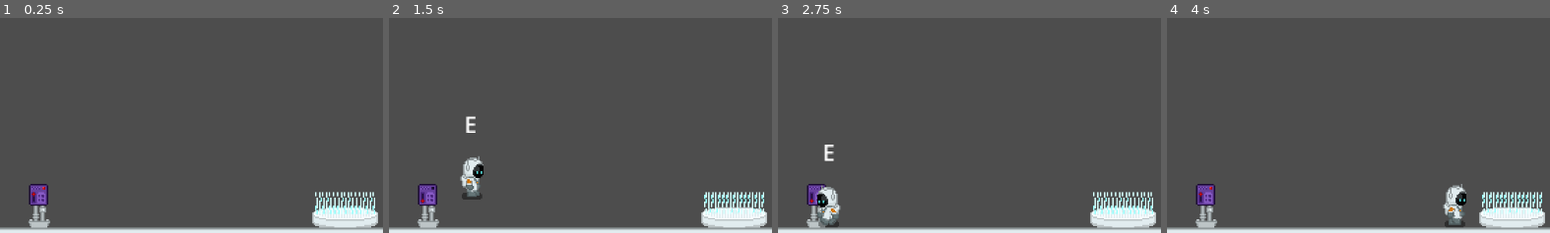
Above: before the commit, frames 1-4 (left to right).
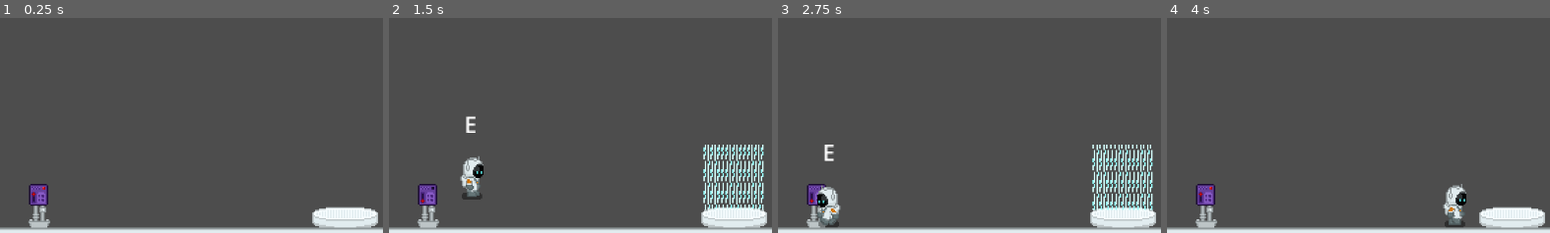
Above: after the commit, the same moments.

Repository: Sinnsai/questpresso
Game: Godot game, scene res://scenes/main.tscn
Same seed, same stepped clock (60 frames per second), same inputs: the game is played once before the commit and once after it.
Inputs:
- Up to frame 1 (0.25 s): no input
- Up to frame 2 (1.5 s): hold E (interact) 0.53-1.28 s; hold D (move_right) from 0.53 s (still down); tap W (jump) at 0.77 s; tap E (interact) at 1.35 s
- Up to frame 3 (2.75 s): tap W (jump) at 1.52 s; release D (move_right) at 2.03 s; hold A (move_left) from 2.03 s (still down); hold E (interact) from 2.03 s (still down)
- Up to frame 4 (4 s): release A (move_left) at 2.78 s; release E (interact) at 2.78 s; hold D (move_right) from 2.78 s (still down); tap E (interact) at 2.85 s; tap W (jump) at 3.02, 3.77 s; hold E (interact) from 3.53 s (still down)
The pictures show only the part of the screen within x 21-71%, y 50-100%; the shares and areas given below are measured in that part.

The runs differ from the first frame. In frame 1, 0.9% of the frame differs, in the area x 82-98%, y 80-92%; in frame 2, 3.1%; in frame 3, 3.1%, in the area x 82-98%, y 58-92%; in frame 4, 0.8%.

Commit message:
fusebox on off logik

Diff:
--- a/scenes/level_root.gd
+++ b/scenes/level_root.gd
@@ -1,12 +1,15 @@
 extends Node2D
 @onready var fusebox: Area2D = $fusebox
 @onready var door: Area2D = $Door
+@onready var wind: Area2D = $wind
 
 
 # Called when the node enters the scene tree for the first time.
 func _ready() -> void:
 	fusebox.fuse_off.connect(door.open_door)
 	fusebox.fuse_on.connect(door.close_door)
+	fusebox.fuse_off.connect(wind.turn_on)
+	fusebox.fuse_on.connect(wind.turn_on)
 
 
 # Called every frame. 'delta' is the elapsed time since the previous frame.
--- a/scenes/level_root.tscn
+++ b/scenes/level_root.tscn
@@ -155,6 +155,6 @@
 position = Vector2(514, 291.5)
 
 [node name="wind" parent="." unique_id=1657574721 instance=ExtResource("6_cseeo")]
-position = Vector2(352, 310)
-length_in_tiles = 1
+position = Vector2(351.5, 307)
+length_in_tiles = 3
 wind_force = Vector2(0, -2000)
--- a/wind.gd
+++ b/wind.gd
@@ -5,19 +5,33 @@
 @onready var animated_sprite_2d: AnimatedSprite2D = $AnimatedSprite2D
 @onready var collision_shape_2d: CollisionShape2D = $CollisionShape2D
 
+var has_energy = false
+
+
 func _ready() -> void:
 	collision_shape_2d.scale.y = length_in_tiles
 	collision_shape_2d.position.y = -8.0 * length_in_tiles # will mich hier nur kurz beschweren dass man das pivot von collisionshapes anscheinend nicht ändern kann
 	animated_sprite_2d.position.y = -16 * length_in_tiles
-	match length_in_tiles:
-		1: animated_sprite_2d.play("1")
-		2: animated_sprite_2d.play("2")
-		3: animated_sprite_2d.play("3")
-		4: animated_sprite_2d.play("4")
-		5: animated_sprite_2d.play("5")
+	if !has_energy:
+		animated_sprite_2d.hide()
+
+func _process(delta: float) -> void:
+	if has_energy:
+		animated_sprite_2d.show()
+		match length_in_tiles:
+			1: animated_sprite_2d.play("1")
+			2: animated_sprite_2d.play("2")
+			3: animated_sprite_2d.play("3")
+			4: animated_sprite_2d.play("4")
+			5: animated_sprite_2d.play("5")
+	else:
+		animated_sprite_2d.hide()
+
+func turn_on():
+	has_energy = !has_energy
 
 func _on_body_entered(body: Node2D) -> void:
-	if(body.is_in_group("player")):
+	if(body.is_in_group("player") and has_energy):
 		if body.has_method("set_wind_force"):
 			body.set_wind_force(wind_force)
 
